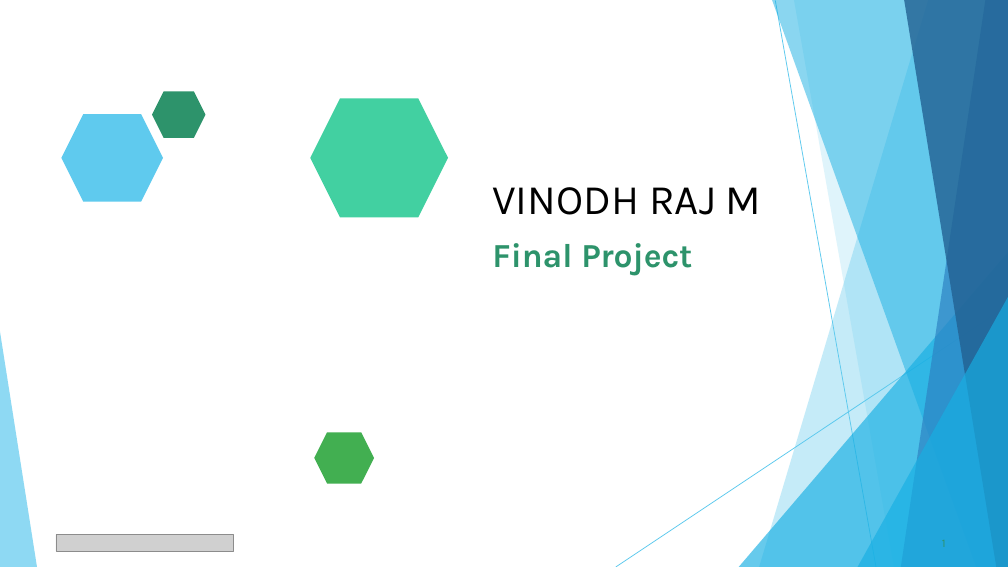
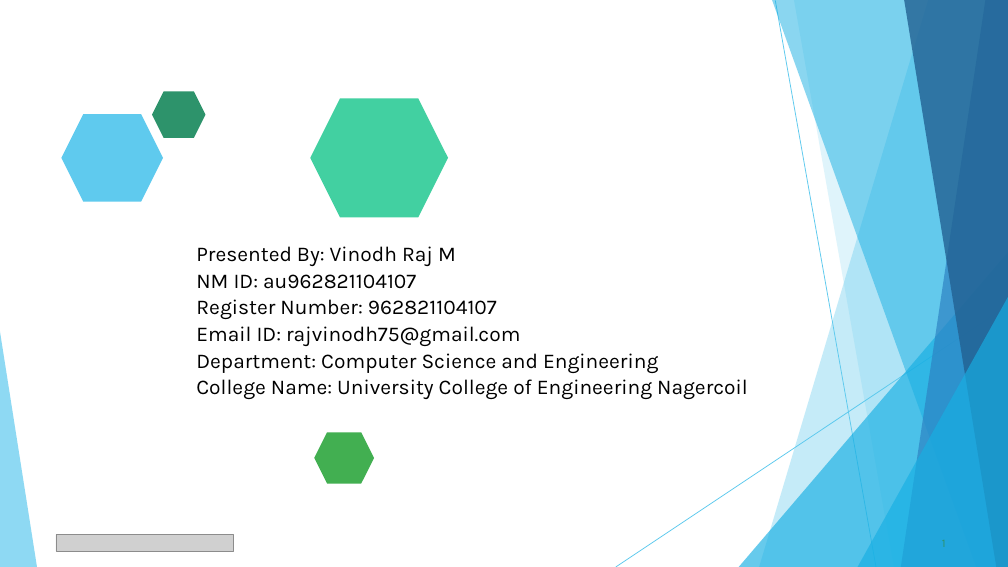
Before and after one commit to itzme-vino/TNSDC-GEN_AI, a slide deck: slide 1 of 962821104107NM.pptx. Drawn at 1008x567 pixels with LibreOffice and Linux fonts; fonts in the diff are those of the drawing; grey boxes stand for pictures. Boxes give left, top, right and bottom in pixels: in the first picture for what was removed or moved away, otherwise in the second. Text is boxed around its words. In the diff, an @@ line names an element or a change of style, - is before the commit and + after.

```diff
--- a/962821104107NM.pptx
+++ b/962821104107NM.pptx
@@ text at bbox=[196, 246, 748, 399]: text changed; size 40 to 20 pt @@
-VINODH RAJ M
+Presented By: Vinodh Raj M
+NM ID: au962821104107
+Register Number: 962821104107
+Email ID: rajvinodh75@gmail.com
+Department: Computer Science and Engineering
+College Name: University College of Engineering Nagercoil
@@ text removed at bbox=[492, 243, 692, 276] @@
-Final Project
```
Also in this commit, not shown: 2 other slides changed.
